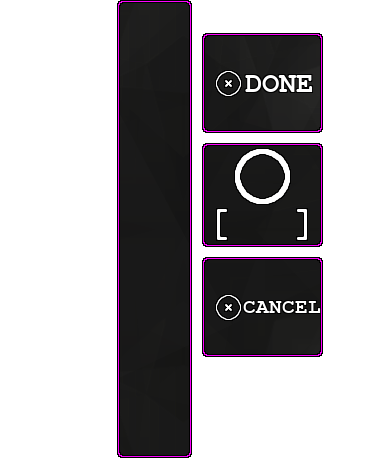
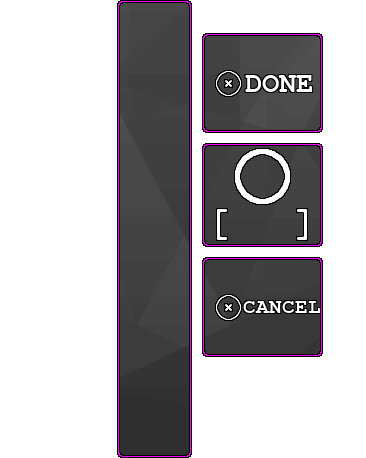
Two versions of the same layered image (366 × 458). Layer-by-layer changes:
renamed "graphite_pattern_K.png" to "graphite_pattern.png copy", painted on it over [120, 3, 320, 455]
hid "graphite_pattern.png" over [120, 3, 320, 455]